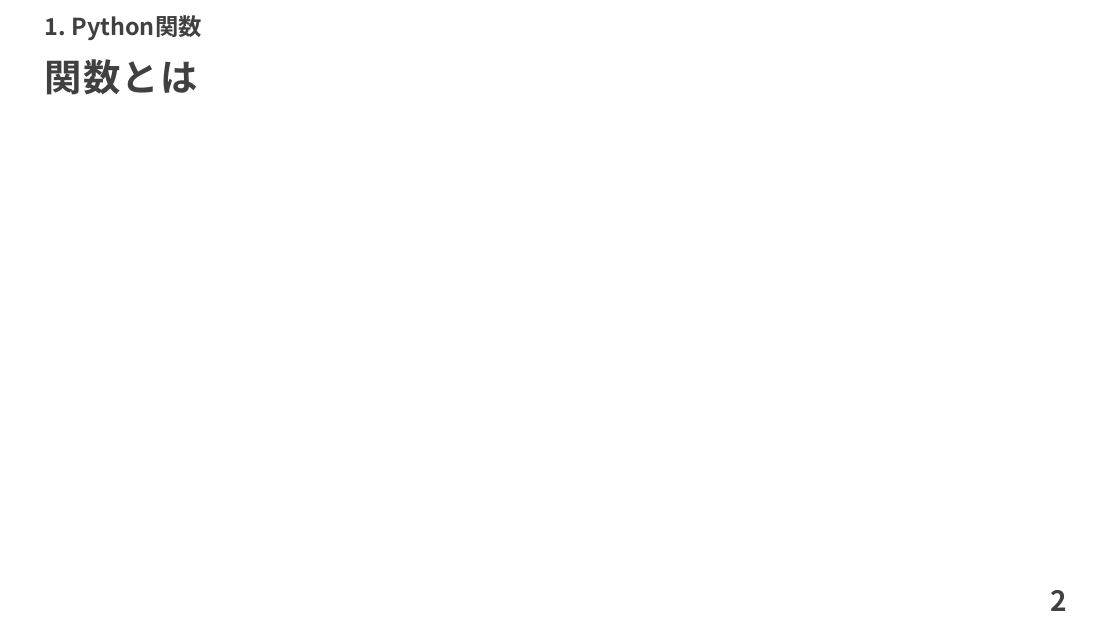
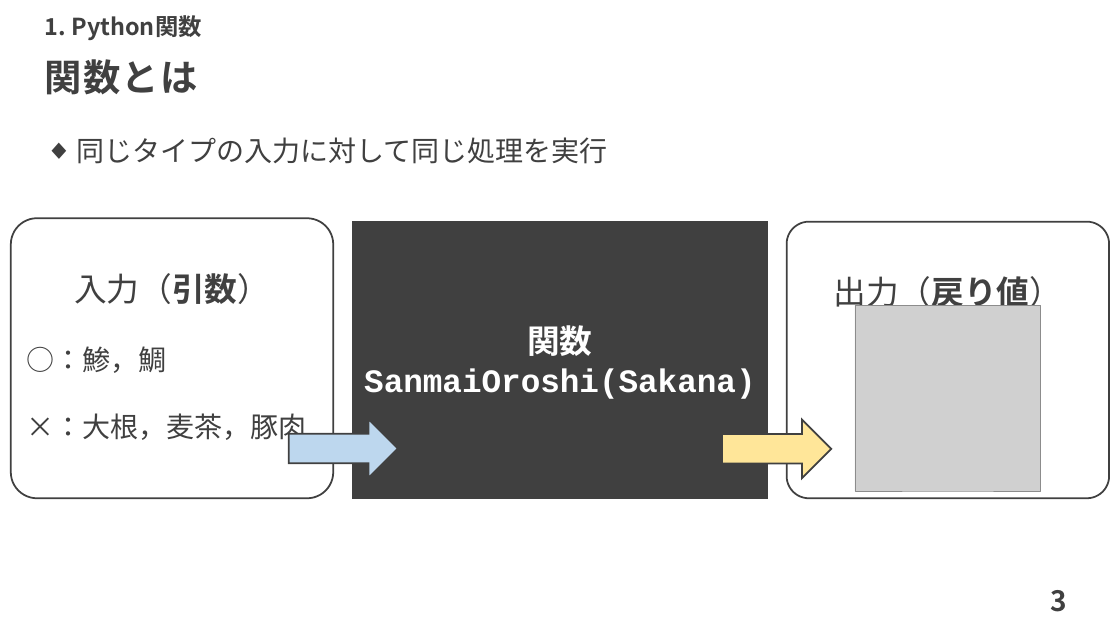
Before and after one commit to te288/intro_to_NA2022, a slide deck: slide 4 of Intro2ResSim/CodingWithFunctions.pptx (slide 3 before the commit). Drawn at 1120x630 pixels with LibreOffice and Linux fonts; fonts in the diff are those of the drawing; grey boxes stand for pictures. Boxes give left, top, right and bottom in pixels: in the first picture for what was removed or moved away, otherwise in the second. Text is boxed around its words. In the diff, an @@ line names an element or a change of style, - is before the commit and + after.

```diff
--- a/Intro2ResSim/CodingWithFunctions.pptx
+++ b/Intro2ResSim/CodingWithFunctions.pptx
@@ text added at [76,137,607,164], 24 pt, text #404040 @@
+◆ 同じタイプの入力に対して同じ処理を実行
@@ rounded rectangle added at [11,218,334,498], outline #404040 1.5 pt, 24 pt, text #404040 @@
+入力（引数）
+○：鯵，鯛
+×：大根，麦茶，豚肉
@@ rectangle added at [354,222,767,498], fill #404040, outline #404040 1.5 pt, 28 pt, text #FFFFFF, bold @@
+関数
+SanmaiOroshi(Sakana)
@@ rounded rectangle added at [786,222,1109,498], outline #404040 1.5 pt, 28 pt, text #404040 @@
+出力（戻り値）
@@ picture added at [855,305,1041,491] @@
@@ right arrow added at [289,419,398,478], fill #BDD7EE, outline #404040 1.5 pt @@
@@ right arrow added at [723,419,832,478], fill #FFE699, outline #404040 1.5 pt @@
@@ page number at [1050,590,1067,612]: text changed @@
-2
+3
```
Also in this commit, not shown: 11 slides added, 1 slide removed, 14 other files.
